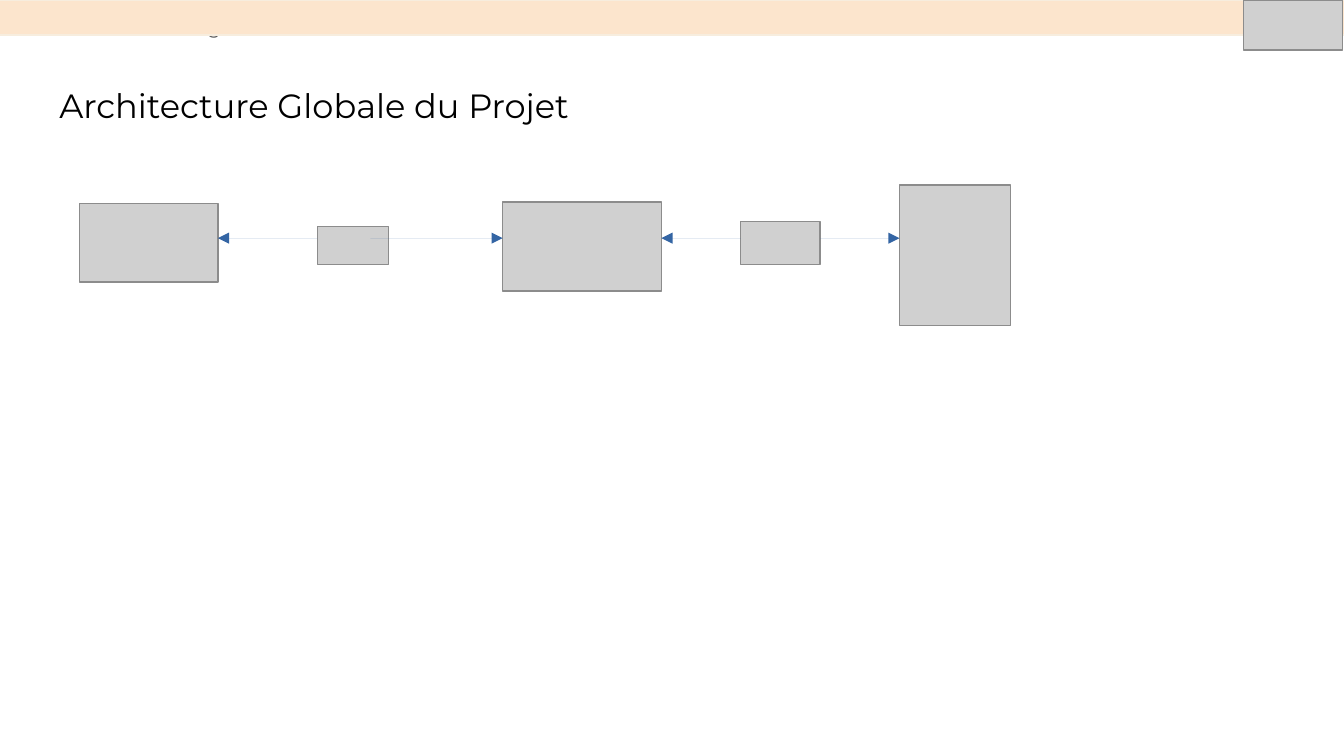
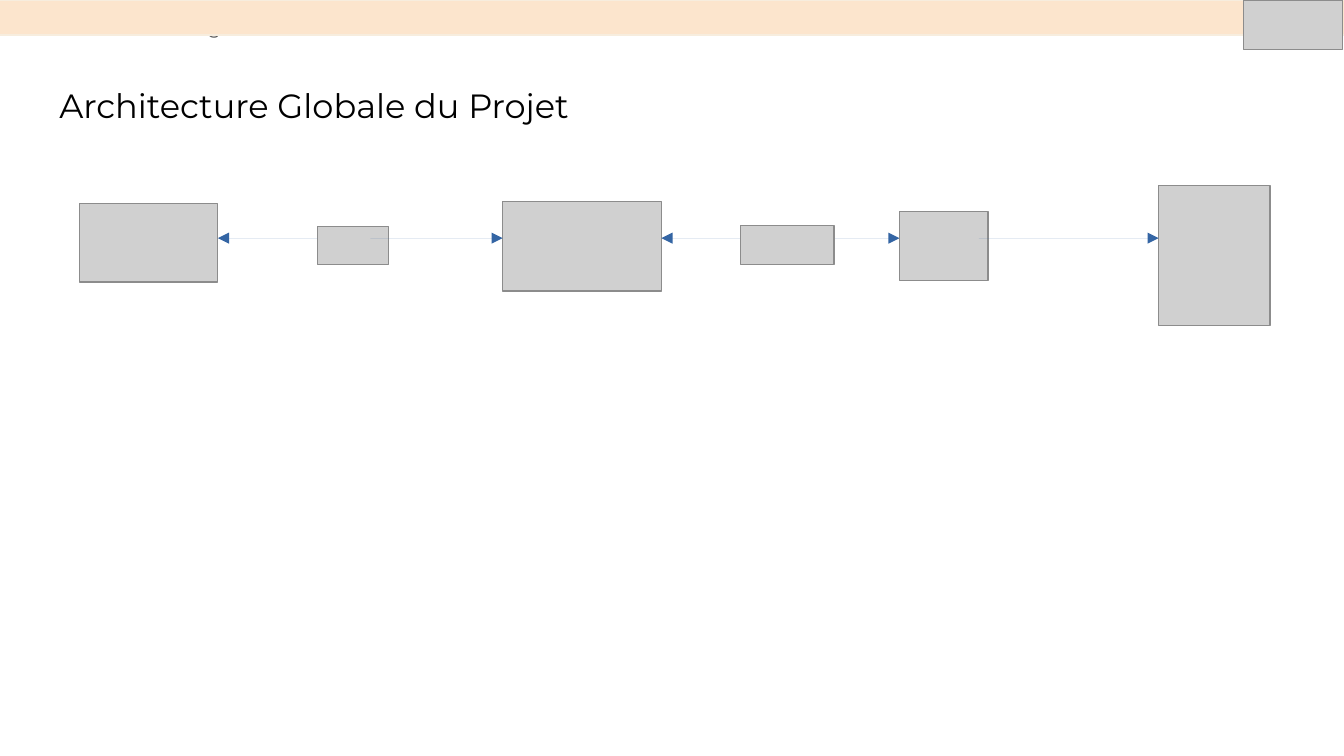
Before and after one commit to DennAmo/11, a slide deck: slide 10 of Aubry_Dennis_4_présentation.pptx. Drawn at 1344x756 pixels with LibreOffice and Linux fonts; fonts in the diff are those of the drawing; grey boxes stand for pictures. Boxes give left, top, right and bottom in pixels: in the first picture for what was removed or moved away, otherwise in the second. Text is boxed around its words. In the diff, an @@ line names an element or a change of style, - is before the commit and + after.

```diff
--- a/Aubry_Dennis_4_présentation.pptx
+++ b/Aubry_Dennis_4_présentation.pptx
@@ picture: place and size @@
-picture at (899,185,1011,325)
+picture at (1159,185,1270,325)
@@ picture: place and size @@
-picture at (741,222,820,265)
+picture at (741,226,833,265)
@@ picture added at (899,211,988,280) @@
@@ arrow added from (978, 238) to (1159, 238), #3465A4 0 pt @@
```
Also in this commit, not shown: 1 other slide changed.
